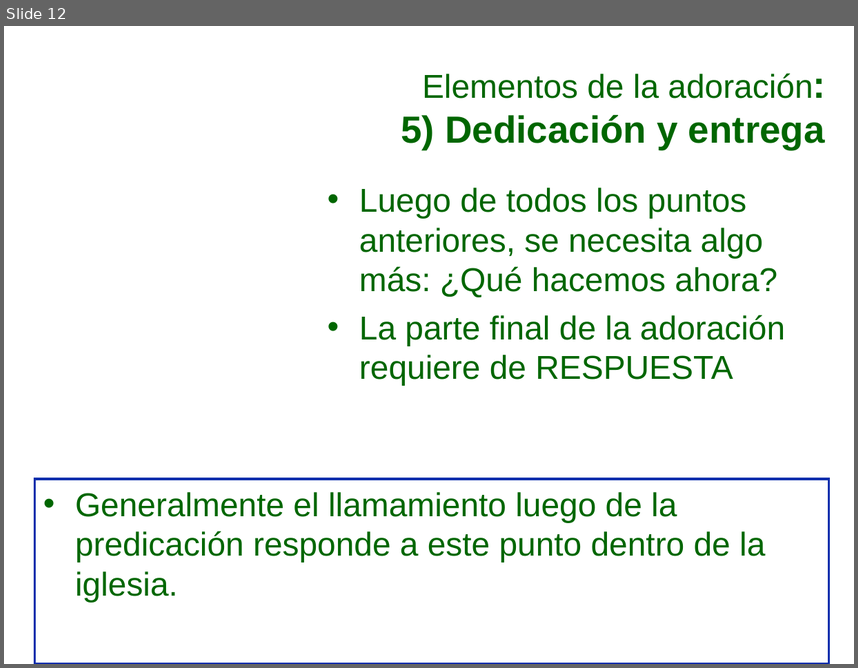
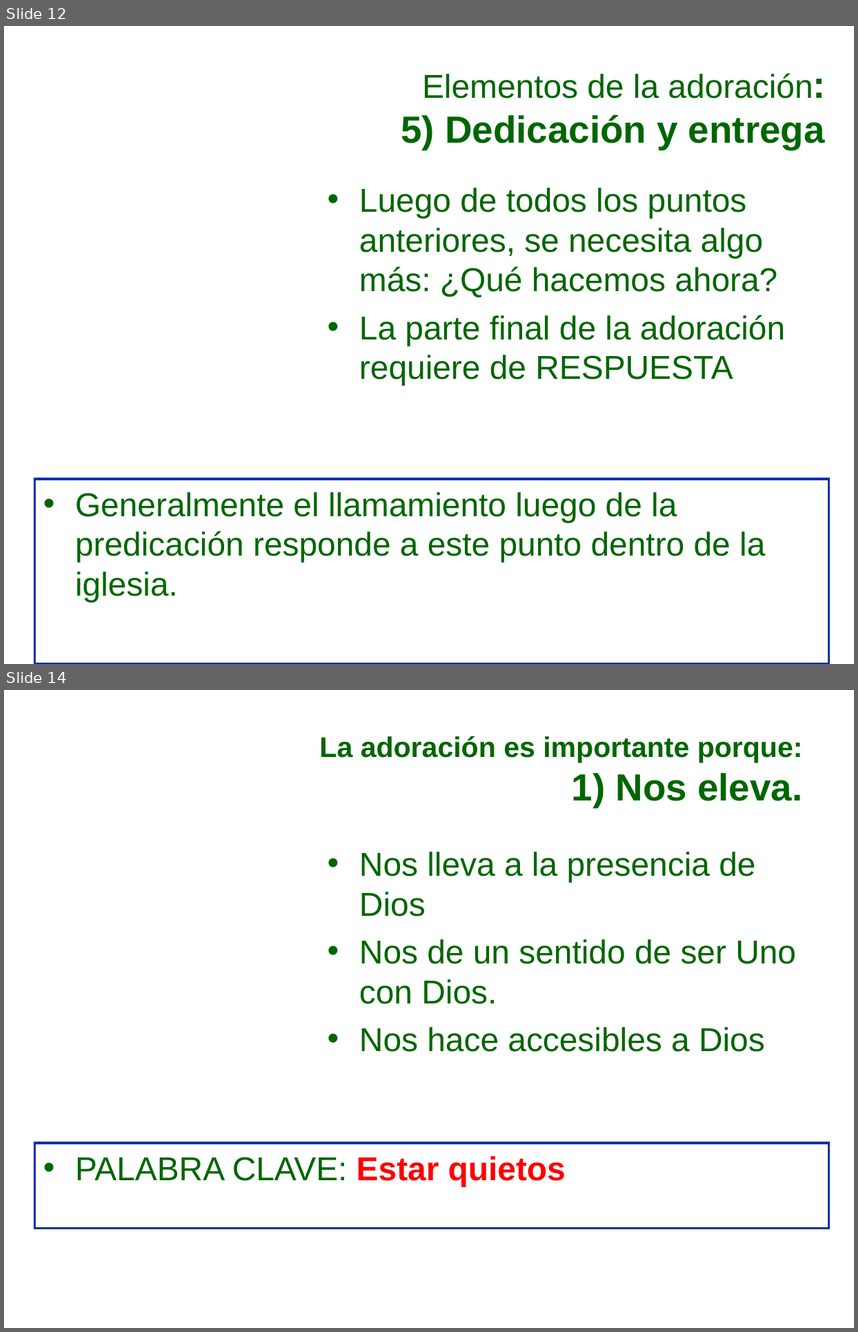
Before and after one commit to afols/iglesia, a slide deck: trunk/ iglesia --username adrianfols/Escuela Dominical/Iglecrecimiento/Mi_iglesia_puede_S4.ppt. Shown one above the other, each under a label of ours: slide 12 before the commit, slides 12 and 14 after it; the slides between them are not shown. The pictures are 858x668 and 858x1332 pixels, drawn with LibreOffice and Linux fonts; fonts in the diff are those of the drawing; background and template pictures are left out. Boxes give left, top, right and bottom in pixels: in the first picture for what was removed or moved away, otherwise in the second. Text is boxed around its words. In the diff, an @@ line names an element or a change of style, - is before the commit and + after.

```diff
--- a/trunk/ iglesia --username adrianfols/Escuela Dominical/Iglecrecimiento/Mi_iglesia_puede_S4.ppt
+++ b/trunk/ iglesia --username adrianfols/Escuela Dominical/Iglecrecimiento/Mi_iglesia_puede_S4.ppt
@@ slide 14 added at bbox=[4, 690, 854, 1328], background picture (left out) @@
@@ title added at bbox=[319, 736, 803, 807], 24 pt, text #006600, bold @@
+La adoración es importante porque:
+1) Nos eleva.
@@ text added at bbox=[359, 851, 796, 1052], 28 pt, text #006600 @@
+• Nos lleva a la presencia de Dios
+• Nos de un sentido de ser Uno con Dios.
+• Nos hace accesibles a Dios
@@ rectangle added at bbox=[34, 1143, 829, 1228], fill #FFFFFF, outline #0E2FAD 2.01 pt, 28 pt, text #006600 @@
+• PALABRA CLAVE: Estar quietos
```
Also in this commit, not shown: 14 other slides added.
